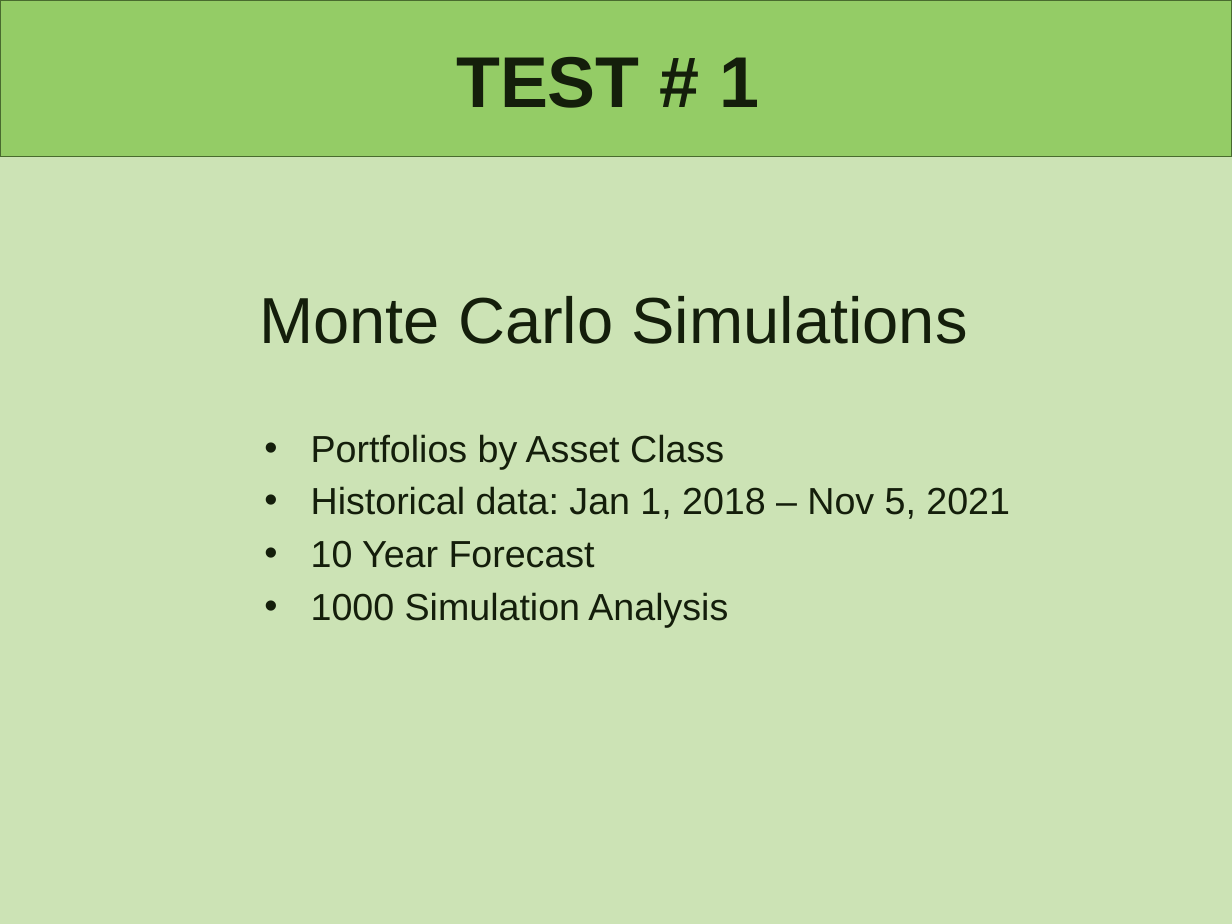
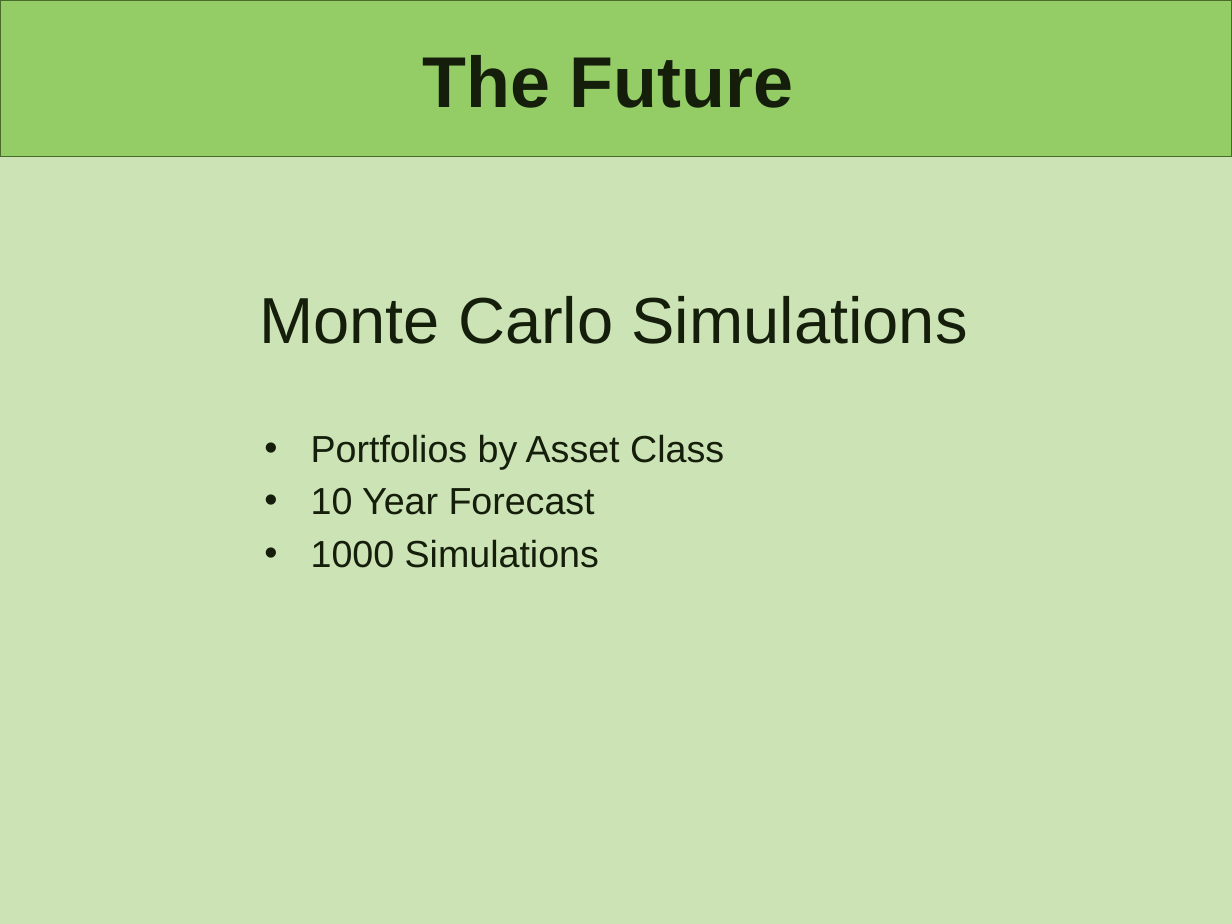
Before and after one commit to lindseyhardouin/Challenging_the_Status_Quo, a slide deck: slide 6 of presentation/P1- Challening the Status Quo.pptx (slide 3 before the commit). Drawn at 1232x924 pixels with LibreOffice and Linux fonts; fonts in the diff are those of the drawing. Boxes give left, top, right and bottom in pixels: in the first picture for what was removed or moved away, otherwise in the second. Text is boxed around its words. In the diff, an @@ line names an element or a change of style, - is before the commit and + after.

```diff
--- a/presentation/P1- Challening the Status Quo.pptx
+++ b/presentation/P1- Challening the Status Quo.pptx
@@ title at (422, 55, 793, 108): text changed @@
-TEST # 1
+The Future
@@ text at (311, 486, 1010, 519): paragraph removed @@
-• Historical data: Jan 1, 2018 – Nov 5, 2021
@@ text at (311, 539, 599, 568): text changed @@
-• 1000 Simulation Analysis
+• 1000 Simulations
```
Also in this commit, not shown: 1 other slide changed, 1 slide added, 1 slide removed.
